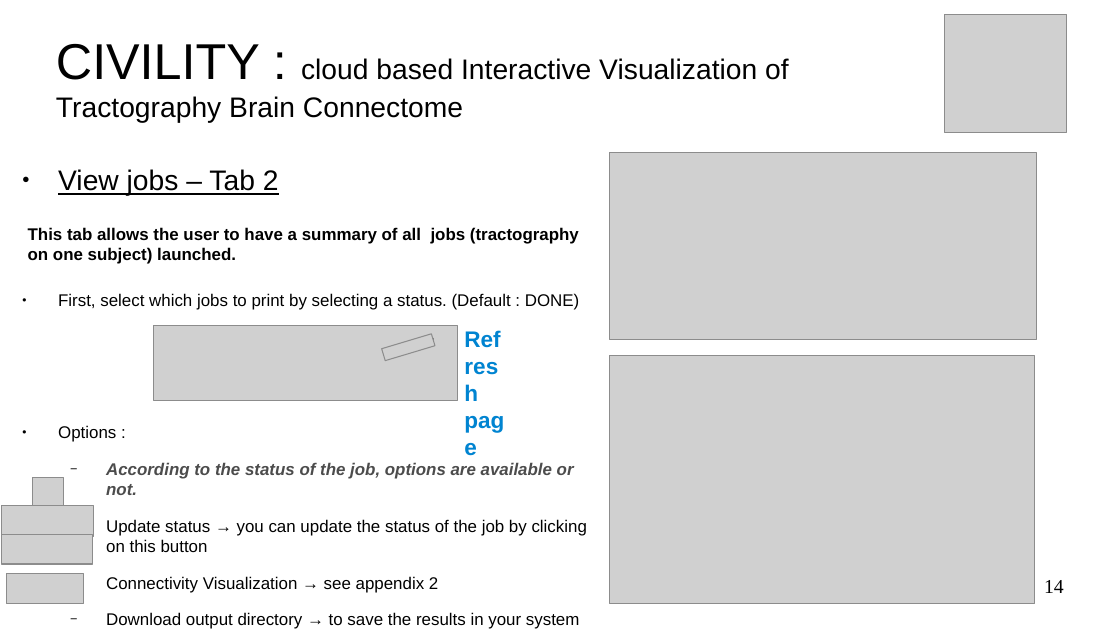
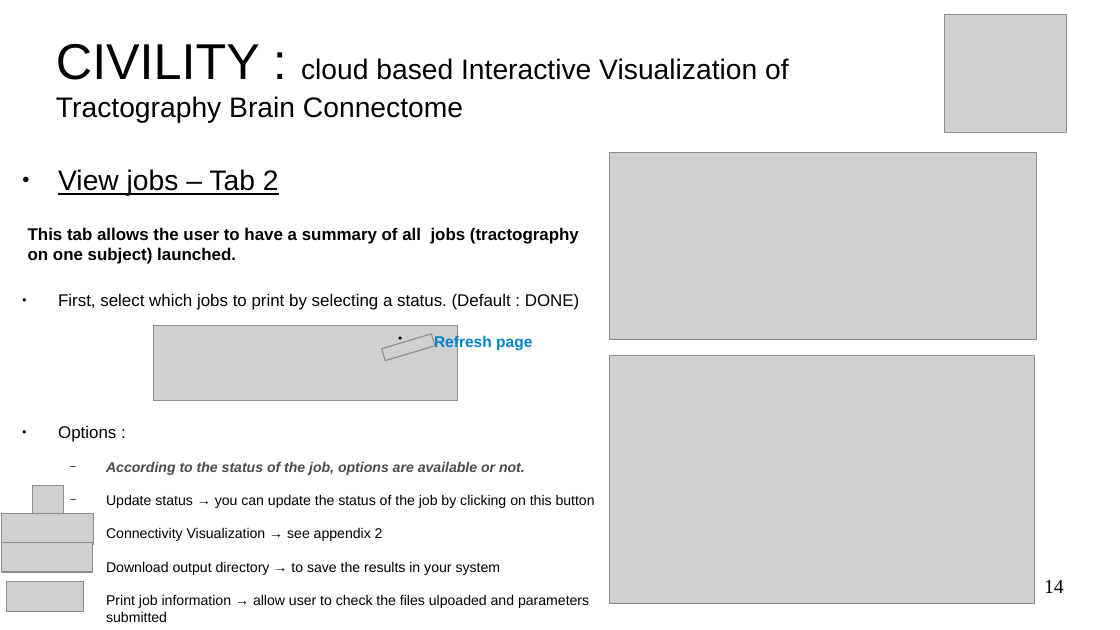
Before and after one commit to NIRALUser/CIVILITY, a slide deck: slide 14 of doc/tutorialCIVILITY.odp. Drawn at 1120x630 pixels with LibreOffice and Linux fonts; fonts in the diff are those of the drawing; grey boxes stand for pictures; background and template pictures are left out. Boxes give left, top, right and bottom in pixels: in the first picture for what was removed or moved away, otherwise in the second. Text is boxed around its words. In the diff, an @@ line names an element or a change of style, - is before the commit and + after.

```diff
--- a/doc/tutorialCIVILITY.odp
+++ b/doc/tutorialCIVILITY.odp
@@ text "Refresh page": place and size @@
-text "Refresh page" at [417, 325, 508, 346]
+text "Refresh page" at [434, 335, 532, 351]
@@ text "Refresh page" at [434, 335, 532, 351]: size 16 to 11 pt @@
@@ text at [106, 462, 595, 622]: size 12 to 10 pt @@
@@ 4 pictures: place and size @@
-4 pictures at [2, 478, 94, 604]
+4 pictures at [2, 486, 94, 612]
```
Also in this commit, not shown: 7 other slides changed, 11 other files.
